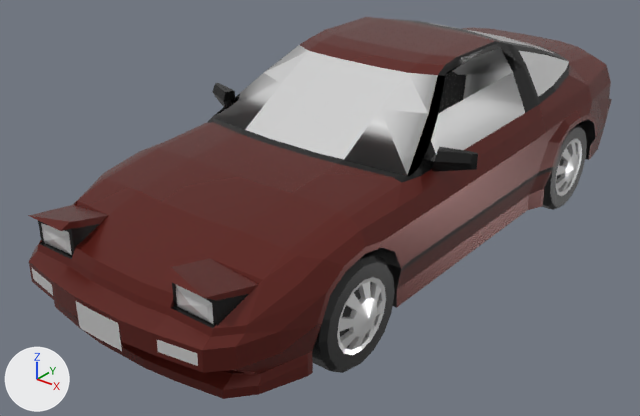
The glTF model MyCars/Nini/Nissan_180NX.glb: old version first, new version second.
Rendered twice from a 50 mm camera at (4.41, -6.26, 3.04) aimed at (-0.21, -0.48, -0.54). Arrows for +X, +Y and +Z are at lower left; the lights stay in place. Vertices at the same position are counted once.
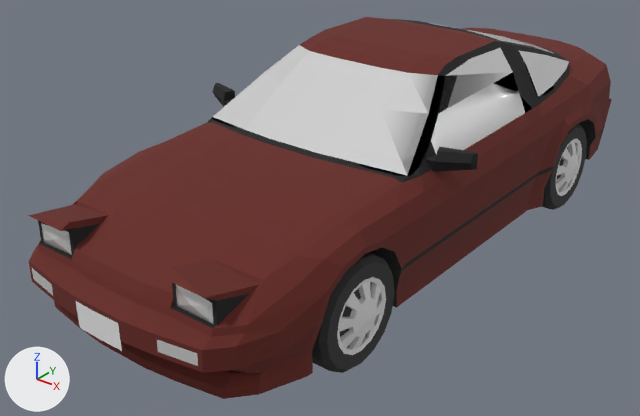
Changed parts and their boxes [x1, y1, x2, y2] in the pictures (640 x 416 px):
'Plane.003', surface changed: [30, 17, 612, 390] in both
'Cylinder', surface changed: [312, 253, 395, 373] in both
'Plane.002', surface changed: [30, 204, 259, 326] in both
'Cylinder.005', surface changed: [541, 124, 587, 210] in both
part 1 of me_plane_002, deleted: before [429, 154, 436, 157]

The change, as a diff of the scene's bpy script:
```diff
--- a/MyCars/Nini/Nissan_180NX.glb.py
+++ b/MyCars/Nini/Nissan_180NX.glb.py
@@ mat_details_1_001 @@
 mat_details_1_001.metallic = 0.4
-mat_details_1_001.roughness = 0.272
+mat_details_1_001.roughness = 0.904
@@ mat_body_002 @@
 mat_body_002.metallic = 0.4
-mat_body_002.roughness = 0.272
+mat_body_002.roughness = 0.904
@@ me_plane_002 @@
 # used by ob_plane_003; location = (0.0, 0.0, 0.0)
-me_plane_002.from_pydata(...)  # 1321 vertices, 2590 faces; spans x -1.41..1.41, y -3.19..3.23, z -0.72..0.91
+me_plane_002.from_pydata(...)  # 854 vertices, 1637 faces; spans x -1.41..1.41, y -3.19..3.23, z -0.72..0.91
+# me_plane_002 part 1: 379 vertices removed from x -1.08..1.08, y -1.17..2.37, z -0.67..0.87
 me_plane_002.materials.append(mat_body_002)
@@ me_plane_002 @@
 me_plane_002.materials.append(mat_tailights)
-me_plane_002.materials.append(mat_interior_details_0)  # dark grey #595959
 me_plane_002.materials.append(mat_plate)
```
